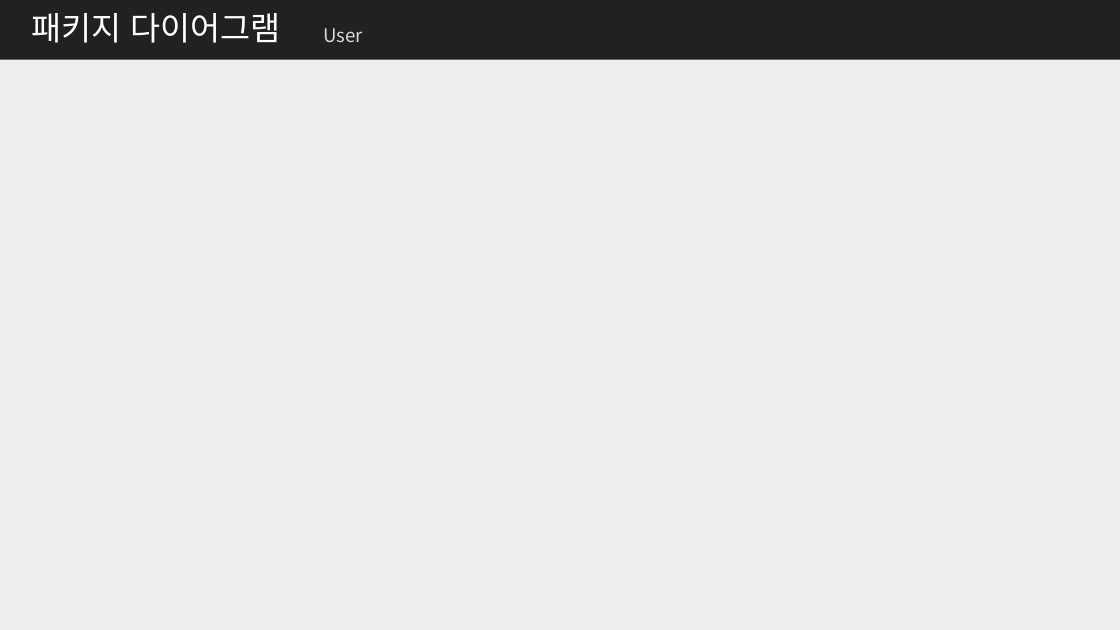
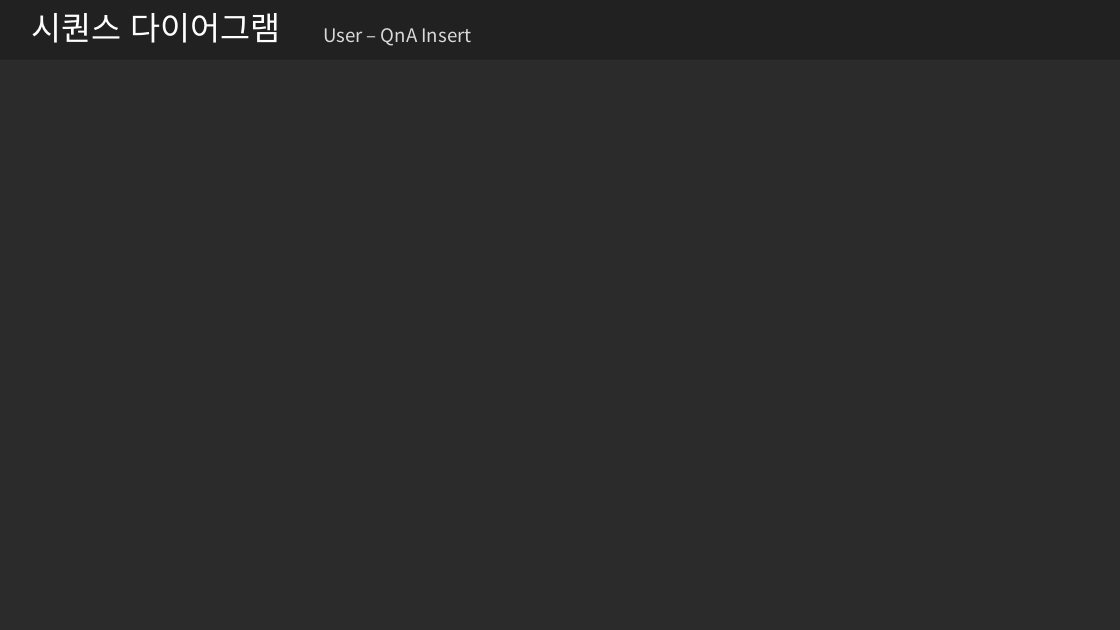
Before and after one commit to me0768/KHFinalProject, a slide deck: slide 18 of 보고서/클래스설계서_Final_Project.pptx (slide 7 before the commit). Drawn at 1120x630 pixels with LibreOffice and Linux fonts; fonts in the diff are those of the drawing; background and template pictures are left out; a plain dark background stands for a picture behind light text. Boxes give left, top, right and bottom in pixels: in the first picture for what was removed or moved away, otherwise in the second. Text is boxed around its words. In the diff, an @@ line names an element or a change of style, - is before the commit and + after.

```diff
--- a/보고서/클래스설계서_Final_Project.pptx
+++ b/보고서/클래스설계서_Final_Project.pptx
@@ background #EEEEEE to picture (left out) @@
@@ title at (31, 13, 281, 43): text changed @@
-패키지 다이어그램
+시퀀스 다이어그램
@@ text at (323, 28, 472, 46): text changed @@
-User
+User – QnA Insert
```
Also in this commit, not shown: 7 other slides changed, 26 slides added, 39 other files.
